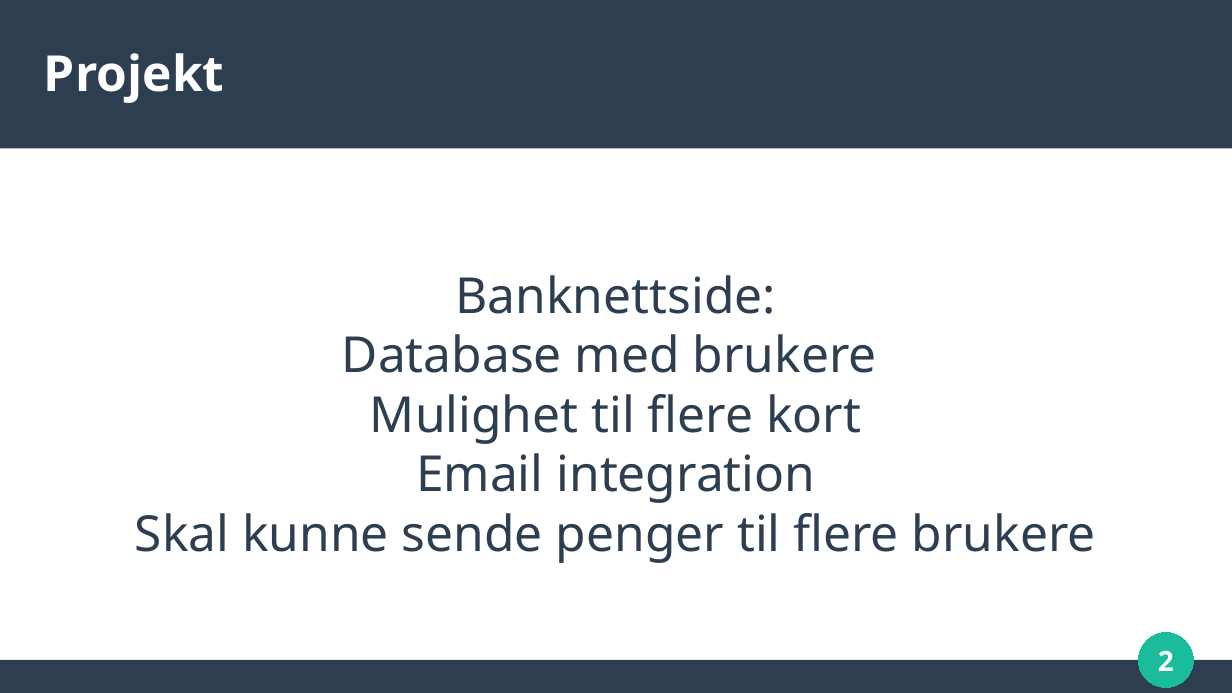
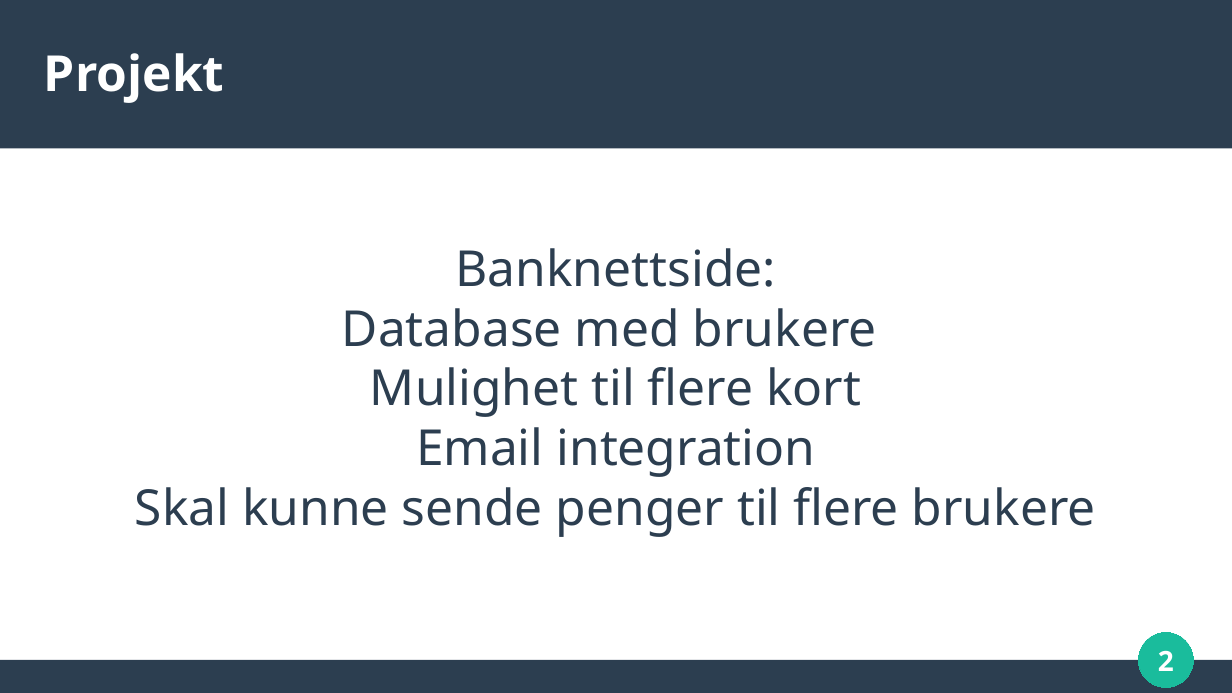
Before and after one commit to willbill0808/Prove-examen-nettside, a slide deck: slide 2 of Examen presentasjon.odp. Drawn at 1232x693 pixels with LibreOffice and Linux fonts; fonts in the diff are those of the drawing. Boxes give left, top, right and bottom in pixels: in the first picture for what was removed or moved away, otherwise in the second. Text is boxed around its words. In the diff, an @@ line names an element or a change of style, - is before the commit and + after.

Commit message:
Database endring

```diff
--- a/Examen presentasjon.odp
+++ b/Examen presentasjon.odp
@@ subtitle "Banknettside:": place and size @@
-subtitle "Banknettside:" at [135, 275, 1096, 563]
+subtitle "Banknettside:" at [135, 248, 1096, 537]
```
Also in this commit, not shown: 3 other slides changed, 2 other files.
